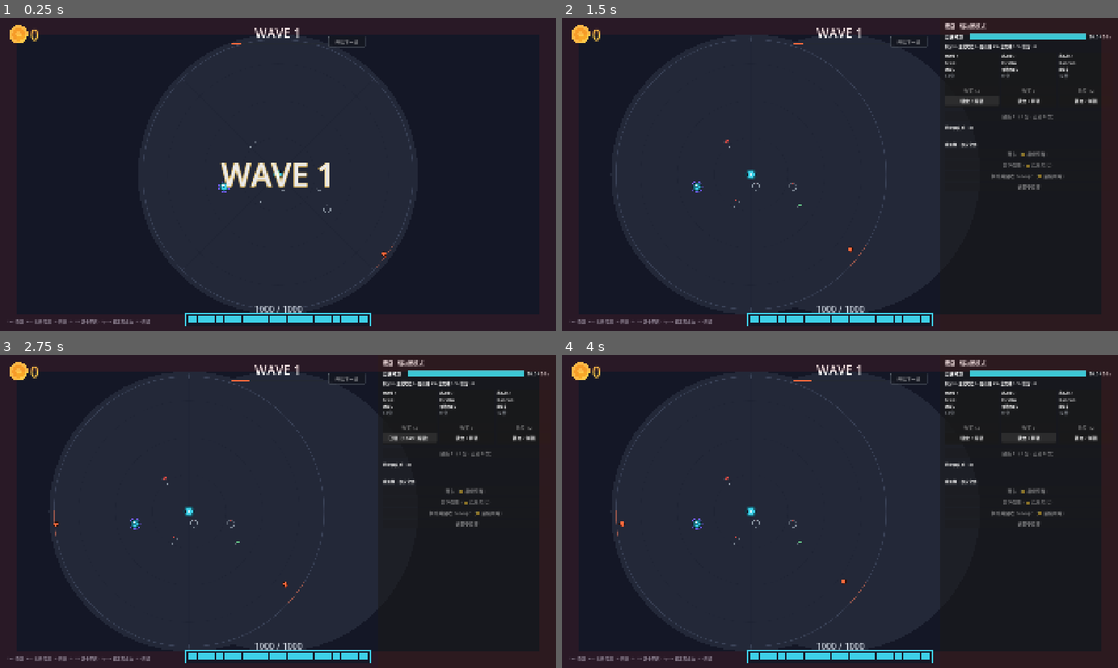
Above: before the commit, frames 1-4 (two rows, left to right).
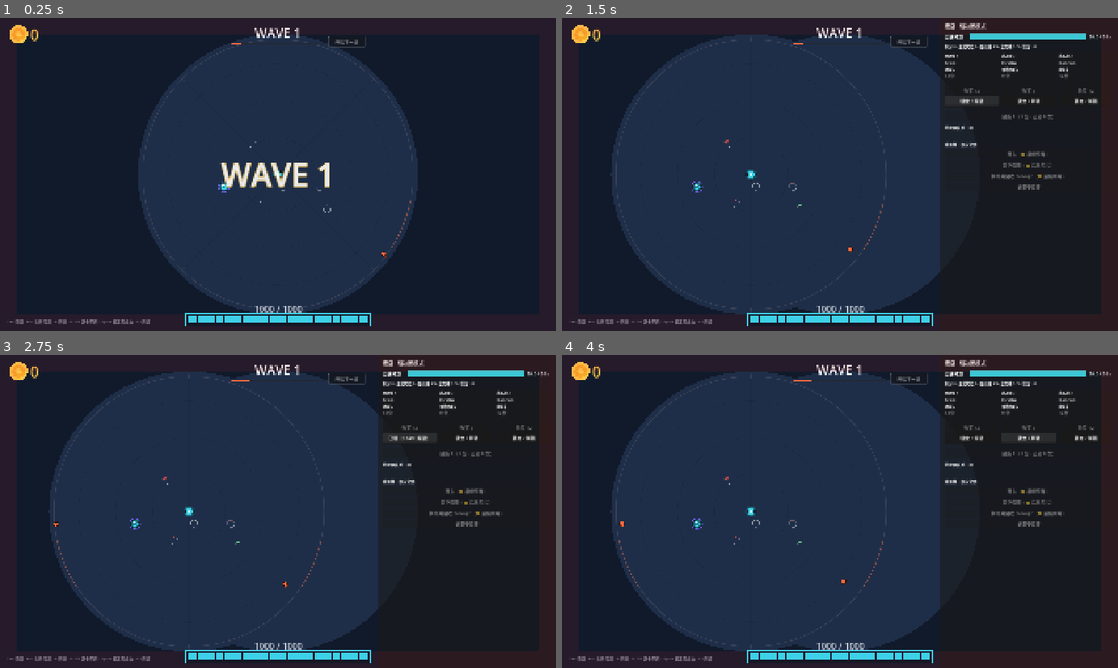
Above: after the commit, the same moments.

Repository: w814929152/corebound
Game: Godot game, scene res://scenes/main.tscn
Two runs of this game, one before a commit and one after it. Both use one fixed random seed, a clock stepped at 60 frames per second and the inputs below.
Inputs (mouse positions are in pixels of both pictures, inside the frame that each line leads up to):
- Up to frame 1 (0.25 s): no input
- Up to frame 2 (1.5 s): tap Enter at 0.5 s; move the mouse to (962, 158) at 0.52 s; tap Tab at 0.6 s; click (962, 158) at 0.67 s; tap Space at 0.77 s; click "已锁（Space 解锁）" at 1.25 s
- Up to frame 3 (2.75 s): click "锁定 / 解锁" at 2 s
- Up to frame 4 (4 s): click "锁定 / 解锁" at 2.75 s; click "已锁（Space 解锁）" at 3.5 s

The runs differ from the first frame. In frame 1, less than 0.1% of the frame differs, in the area x 67-74%, y 58-80%; in frame 2, less than 0.1%; in frame 3, less than 0.1%; in frame 4, less than 0.1%, in the area x 9-58%, y 49-80%.

Commit message:
feat(ux): 体验层第三刀 — 视觉氛围刀 MVP（环境换装 + 三件增强）
- 新建 scripts/ui/env_palette.gd（纯静态色表 + tier_of 分派，无 class_name）
- 环境换装：T0→T4 5档4元素 hex（§A.3）+ tier_of(w) 映射（§A.2）+ 3s smoothstep 过渡（§A.5）
- 威胁方位楔形：8扇区去重（§B.1.3，≤8 段 draw_arc，净减）
- 核心盘级呼吸 ±2.5%@2.4s（§B.2，内芯保留 ±6%@1.6s，影同步）
- 怪 squash&stretch 摆动：相位纯由 pos 派生（§B.3，零新增状态，帧间稳定）
- 出生环固定 #3A4257 不换色（拍板②）；不含 §B.1.4 预告楔形（拍板③，未加 snapshot 字段）
- 零扰动：只改 3 文件；PATH 分支 _draw_legacy 零改；禁区令牌 0 处

验收（主理人独立复跑）：默认回归 EXIT=0 0 FAIL（222/2228/142/123/302/41/31/切片8=92/T1=216 逐位一致）；radial8 8-8 PASS；四档实机截帧 bg/field 采样全 PASS

Diff:
--- a/scripts/ui/battlefield_placeholder.gd
+++ b/scripts/ui/battlefield_placeholder.gd
@@ -13,6 +13,10 @@
 
 const _ShopLayout := preload("res://scripts/ui/shop_layout.gd")
 const _SpaceModel := preload("res://scripts/geo/space_model.gd")
+## 🔴 P0（spec §A.6）：环境换装共享色表（纯静态助手，与 `MonsterLayer` 共用同款 preload）。
+const _EnvPalette := preload("res://scripts/ui/env_palette.gd")
+## 档间过渡时长（spec §A.5 / art-bible §2.4：3.0s 缓动，不得突变）。
+const ENV_FADE_SEC := 3.0
 
 const ENEMY_COUNT := 5
 const SPEED := 90.0                      # px/s（游戏时间）
@@ -20,7 +24,9 @@
 const C_FIELD_DIM := Color(0.055, 0.075, 0.065, 1.0)
 const C_PATH := Color(0.22, 0.20, 0.16, 1.0)
 const C_ENEMY := Color(0.90, 0.35, 0.28, 1.0)
-# 🔴 P0（spec §A.7）：RADIAL 场地底配色（精确 hex）。
+# 🔴 P0（spec §A.7）：RADIAL 场地底配色。
+#   ⚠️ 第三刀（spec §A.6）：绘制已改为**按档取色**（`_env_col()` ← `env_palette.gd`），
+#     下面两条保留为 **T0 夜幕基线参考值**（= `env_palette.gd` 的 T0 行，w≤0 零变化）。
 const C_BG_R := Color(0.078, 0.090, 0.149, 1.0)     # #141726 背景（雾底）
 const C_FIELD_R := Color(0.137, 0.157, 0.220, 1.0)  # #232838 场地圆填充
 const MARGIN := 48.0                                # 与 MonsterLayer._xform 同口径
@@ -30,6 +36,12 @@
 
 var _t: float = 0.0
 var _enemies: Array = []
+## 🔴 P0（spec §A.5/§A.6）：环境换装过渡计时器（**纯演出本地状态**，无回写、无玩法耦合）。
+##   `_env_tier` = 当前目标档；`_env_prev` = 过渡起点档；`_env_t` ∈ [0,1]（1 = 过渡完成）。
+##   `-1` = 尚未落位（首帧直接落位，无过渡）。
+var _env_tier: int = -1
+var _env_prev: int = -1
+var _env_t: float = 1.0
 # Q-S3-C：工程视口钉死 1920×1080（project.godot）；`_ready()` 里会按真实视口覆盖，
 # 这里只是没跑起来时的默认值（占位绘制用）。
 var _viewport_size := Vector2(1920.0, 1080.0)
@@ -61,12 +73,51 @@
 func _process(delta: float) -> void:
 	# 🔴 scaled delta：time_scale=0.35 时战场只推进 0.35 倍 → 这就是"慢动作不是暂停"
 	_t += float(delta)
+	# 🔴 P0（spec §A.5）：环境换装档位推进（纯演出；只读 director 快照的波号）。
+	_update_env(delta)
 	for e in _enemies:
 		e["x"] = float(e["x"]) + SPEED * float(delta)
 		var limit: float = _battlefield_width()
 		if float(e["x"]) > limit + 80.0:
 			e["x"] = -80.0
 	queue_redraw()
+
+
+# ---------------------------------------------------------------------------
+#  环境换装（spec §A.2/§A.3/§A.5/§A.6）—— 纯演出，零玩法写入
+# ---------------------------------------------------------------------------
+## 🔴 当前波号（**只读** director 快照）。TimeDirector 快照键 = `"wave"`，
+##   WaveDirector 快照键 = `"w"`；两者同源（同一 `sm.wave`、同一帧同步）→ 兼容取。
+func _current_wave() -> int:
+	if director == null or not director.has_method("snapshot"):
+		return 0
+	var s: Dictionary = director.snapshot()
+	return int(s.get("w", s.get("wave", 0)))
+
+
+## 环境换装档位推进（spec §A.5 伪码）：跨档边界触发 3s 过渡；首次直接落位（无过渡）。
+func _update_env(delta: float) -> void:
+	var ti := _EnvPalette.tier_of(_current_wave())
+	if _env_tier < 0:
+		_env_tier = ti
+		_env_prev = ti
+		_env_t = 1.0
+	elif ti != _env_tier:
+		_env_prev = _env_tier
+		_env_tier = ti
+		_env_t = 0.0
+	if _env_t < 1.0:
+		_env_t = minf(1.0, _env_t + clampf(float(delta), 0.0, 0.1) / ENV_FADE_SEC)
+
+
+## 档间过渡取色（spec §A.5）：smoothstep `e(t)=t²(3−2t)` + 线性 RGB `Color.lerp`。
+##   `key ∈ {"bg","field","ring"}`；`alpha` 由调用方施加（同心环 0.5 / 放射刻度 0.35）。
+func _env_col(key: String, alpha: float) -> Color:
+	var a: Color = _EnvPalette.get_color(_env_prev, key)
+	var b: Color = _EnvPalette.get_color(_env_tier, key)
+	var e := _env_t * _env_t * (3.0 - 2.0 * _env_t)
+	var c := a.lerp(b, e)
+	return Color(c.r, c.g, c.b, alpha)
 
 
 func _battlefield_width() -> float:
@@ -106,17 +157,18 @@
 		draw_rect(Rect2(w, 0.0, float(_viewport_size.x) - w, h), C_FIELD)
 
 
-## 🔴 P0（spec §A.7）：径向场地底 = 全屏背景 #141726 + 场地圆 #232838。
+## 🔴 P0（spec §A.7 / §A.6）：径向场地底 = 全屏背景 + 场地圆。
+##   · 颜色**按档取色 + 3s smoothstep 过渡**（spec §A.5；色表见 `env_palette.gd`）。
 ##   · 核心恒在屏幕正中（径向包围盒对称）→ 场地圆圆心 = 视口中心。
 ##   · 缩放 `sc` 与 `MonsterLayer._xform()` 径向分支逐字一致（只读、无副作用）。
 func _draw_radial_ground() -> void:
 	var vs: Vector2 = get_viewport().get_visible_rect().size
 	var vw := float(vs.x)
 	var vh := float(vs.y)
-	draw_rect(Rect2(0.0, 0.0, vw, vh), C_BG_R)
+	draw_rect(Rect2(0.0, 0.0, vw, vh), _env_col("bg", 1.0))
 	var span := float(_SpaceModel.SPAWN_RADIUS) + 3.0
 	var sc := minf((vw - 2.0 * MARGIN) / (2.0 * span), (vh - 2.0 * MARGIN) / (2.0 * span))
 	if sc <= 0.0:
 		sc = 1.0
 	var c := Vector2(vw * 0.5, vh * 0.5)
-	draw_circle(c, (float(_SpaceModel.SPAWN_RADIUS) + 2.0) * sc, C_FIELD_R)
+	draw_circle(c, (float(_SpaceModel.SPAWN_RADIUS) + 2.0) * sc, _env_col("field", 1.0))
--- /dev/null
+++ b/scripts/ui/env_palette.gd
@@ -0,0 +1,54 @@
+extends RefCounted
+##
+## 环境换装色表 + 档位分派（**纯静态助手**）
+## ---------------------------------------------------------------------------
+## 依据：`docs/phase3/ux-p0p1c-spec.md` **§A.2 / §A.3 / §A.6**（spec-v1.0）。
+##
+## 🔴 定位：**纯函数、无状态、无 RNG、无玩法耦合**。唯一职责 = 把「波号 w」映射到
+##    「档位 tier」，并给出该档的环境色（背景 / 场地圆 / 同心环）。
+##
+## 🔴 两渲染器一致性：`battlefield_placeholder.gd`（层0 背景 + 场地圆）与
+##    `monster_layer.gd`（场地圆幂等 + 同心环 + 放射刻度）**preload 本文件共用**
+##    → 保证「同档同色」（spec §A.6）。
+##
+## ⚠️ G6：项目 headless 无 `global_script_class_cache` → **不写 `class_name`**；
+##    两文件用 `const _EnvPalette := preload("res://scripts/ui/env_palette.gd")`
+##    （与既有 `_SpaceModel` 同款）。
+##
+
+## 档位 ↔ 波次映射（spec §A.2，唯一分派）。纯函数，只在跨档边界迁移。
+##   w ≤ 0        → T0 夜幕（基线 = 现状配色）
+##   1 ≤ w ≤ 5    → T1 晨雾
+##   6 ≤ w ≤ 10   → T2 黄昏
+##   11 ≤ w ≤ 15  → T3 血夜
+##   w ≥ 16       → T4 虚空
+static func tier_of(w: int) -> int:
+	if w <= 0:   return 0
+	if w <= 5:   return 1
+	if w <= 10:  return 2
+	if w <= 15:  return 3
+	return 4
+
+
+## 5 档 × 3 元素色表（spec §A.3，精确 hex → `Color`）。
+##   `bg`    背景（全屏底）· `field` 场地圆（径向战场底）· `ring` 同心环/放射刻度基色。
+##   🔴 α 由调用方按元素施加（同心环 0.5 / 放射刻度 0.35，沿用现状），本表只存 RGB。
+##   T0 = 现状基线（`#141726` / `#232838` / `#1B2030`）→ w ≤ 0 零变化。
+const _T: Array = [
+	# T0 夜幕（现状基线）
+	{"bg": Color(0.078, 0.090, 0.149), "field": Color(0.137, 0.157, 0.220), "ring": Color(0.106, 0.125, 0.188)},
+	# T1 晨雾（色相锚 #2A3550）
+	{"bg": Color(0.0667, 0.1019, 0.1686), "field": Color(0.1216, 0.1804, 0.2824), "ring": Color(0.0902, 0.1333, 0.2196)},
+	# T2 黄昏（色相锚 #4A2E52）
+	{"bg": Color(0.1059, 0.0627, 0.1490), "field": Color(0.1843, 0.1216, 0.2667), "ring": Color(0.1412, 0.0824, 0.2078)},
+	# T3 血夜（色相锚 #5A1E32）
+	{"bg": Color(0.1255, 0.0471, 0.0706), "field": Color(0.2431, 0.1098, 0.1529), "ring": Color(0.1725, 0.0706, 0.0980)},
+	# T4 虚空（色相锚 #2A1240）
+	{"bg": Color(0.0706, 0.0392, 0.1176), "field": Color(0.1647, 0.0902, 0.2824), "ring": Color(0.1137, 0.0627, 0.1922)},
+]
+
+
+## 取某档某元素色（`key ∈ {"bg","field","ring"}`）。tier 夹在 `0..4`
+##   → 越界（含首帧 `-1`）落在 T0 基线，行为确定。
+static func get_color(tier: int, key: String) -> Color:
+	return _T[clampi(tier, 0, 4)][key]
--- a/scripts/ui/monster_layer.gd
+++ b/scripts/ui/monster_layer.gd
@@ -27,6 +27,10 @@
 const _SpaceModel := preload("res://scripts/geo/space_model.gd")
 const _MonsterData := preload("res://scripts/data/monster_data.gd")
 const _WD := preload("res://scripts/gameplay/wave_director.gd")   # 仅取 MState 枚举（AGGRO_TOWER）
+## 🔴 P0（spec §A.6）：环境换装共享色表（纯静态助手，与 `Battlefield` 共用同款 preload）。
+const _EnvPalette := preload("res://scripts/ui/env_palette.gd")
+## 档间过渡时长（spec §A.5 / art-bible §2.4：3.0s 缓动，不得突变）。
+const ENV_FADE_SEC := 3.0
 
 const MARGIN := 48.0
 const C_PATH := Color(0.34, 0.30, 0.22, 1.0)
@@ -118,6 +122,19 @@
 # 塔升级「形态」递进 —— 护角长度上限 0.30u（红线：不超 R + 0.30u，不侵占相邻塔位）。
 const TOWER_CORNER_MAX_U := 0.30
 
+# ===========================================================================
+#  🔴 体验层第三刀 · 视觉氛围刀（blueprint = `docs/phase3/ux-p0p1c-spec.md`）
+#  ---------------------------------------------------------------------------
+#  同架构、零扰动：仍**只读** snapshot；新增本地状态**仅**纯演出计时器
+#  `_env_tier/_env_prev/_env_t`（环境换装过渡）。核心呼吸**复用既有 `_vfx_t`**、
+#  怪摆动**纯由 `pos` 派生** → 均**零新增状态**。零玩法写入、零新信号（spec §C.4）。
+# ===========================================================================
+# ---- §B.3 怪 squash&stretch 摆动：空间频率（rad/unit，spec §B.3.3）----
+const SWAY_K_RHO := 0.50
+# ---- §B.2 核心呼吸：幅度 / 周期（盘级；内芯保留其原有更快一层，spec §B.2.2）----
+const CORE_BREATH_AMP := 0.025
+const CORE_BREATH_SEC := 2.4
+
 
 var director: Node = null        # WaveDirector
 var time_director: Node = null   # TimeDirector（读抽屉宽，决定战场可视宽）
@@ -140,6 +157,12 @@
 var _core_flash: float = 0.0
 var _tower_hp_prev: Dictionary = {}
 var _tower_flash: Dictionary = {}
+## 🔴 P0（spec §A.5/§A.6）：环境换装过渡计时器（**纯演出本地状态**，与 `_vfx_t` 同性质）。
+##   `_env_tier` = 当前目标档；`_env_prev` = 过渡起点档；`_env_t` ∈ [0,1]（1 = 过渡完成）。
+##   `-1` = 尚未落位（首帧直接落位，无过渡）。**不回写玩法、不参与任何判定。**
+var _env_tier: int = -1
+var _env_prev: int = -1
+var _env_t: float = 1.0
 
 
 func _ready() -> void:
@@ -252,6 +275,8 @@
 	if director == null:
 		return
 	_snap = director.snapshot()
+	# 🔴 P0（spec §A.5）：环境换装档位推进（纯演出；只读 `_snap["w"]`）。
+	_update_env(dt)
 	_detect_hits()
 	queue_redraw()
 
@@ -772,6 +797,73 @@
 	if elite:
 		r *= ELITE_SCALE
 	return r
+
+
+## 🔴 P0（spec §A.5 伪码）：环境换装档位推进。跨档边界触发 3s 过渡；首次直接落位（无过渡）。
+##   `_snap["w"]` 是本刀**唯一**换装读数来源（只读；无其它字段）。
+func _update_env(dt: float) -> void:
+	var ti := _EnvPalette.tier_of(int(_snap.get("w", 0)))
+	if _env_tier < 0:
+		_env_tier = ti
+		_env_prev = ti
+		_env_t = 1.0
+	elif ti != _env_tier:
+		_env_prev = _env_tier
+		_env_tier = ti
+		_env_t = 0.0
+	if _env_t < 1.0:
+		_env_t = minf(1.0, _env_t + clampf(dt, 0.0, 0.1) / ENV_FADE_SEC)
+
+
+## 🔴 P0（spec §A.5）：档间过渡取色 —— smoothstep `e(t)=t²(3−2t)` + 线性 RGB `Color.lerp`。
+##   `key ∈ {"bg","field","ring"}`；`alpha` 由调用方施加（同心环 0.5 / 放射刻度 0.35）。
+func _env_col(key: String, alpha: float) -> Color:
+	var a: Color = _EnvPalette.get_color(_env_prev, key)
+	var b: Color = _EnvPalette.get_color(_env_tier, key)
+	var e := _env_t * _env_t * (3.0 - 2.0 * _env_t)
+	var c := a.lerp(b, e)
+	return Color(c.r, c.g, c.b, alpha)
+
+
+## 🔴 P0（spec §B.2.2）：核心**盘级**极小幅呼吸（±2.5% @2.4s）。
+##   内芯保留其原有更快一层（±6% @1.6s，见 `_draw_radial_core`）→ 两层不同频叠出有机感。
+##   纯 `sin`，零新增状态（复用 `_vfx_t`）。
+func _core_breath() -> float:
+	return 1.0 + CORE_BREATH_AMP * sin(_vfx_t * TAU / CORE_BREATH_SEC)
+
+
+# ---- §B.3 怪 squash&stretch 摆动（相位纯由 `pos` 派生 → 帧间稳定、零新增状态）----
+## 径向拉伸幅度 A（spec §B.3.3：大原型阻尼递减，小怪更"活蹦"）。
+func _sway_amp(proto: String) -> float:
+	match proto:
+		"Rush":
+			return 0.10
+		"Tank":
+			return 0.04
+		_:
+			return 0.06      # Swarm（及回退）
+
+
+## 原型相位偏移 φ_proto（spec §B.3.3：原型间错开，不同类型不同步）。
+func _sway_phase(proto: String) -> float:
+	match proto:
+		"Rush":
+			return 0.000
+		"Tank":
+			return 4.189     # 4π/3
+		_:
+			return 2.094     # 2π/3（Swarm）
+
+
+## 体摆动幅 rot_amp（rad；spec §B.3.3）。
+func _sway_rot(proto: String) -> float:
+	match proto:
+		"Rush":
+			return 0.18
+		"Tank":
+			return 0.08
+		_:
+			return 0.12      # Swarm
 
 
 ## 圆形 blob 软影（双层同心圆近似，spec §A.3；光来自左上 → 影落右下）。
@@ -823,22 +915,24 @@
 		draw_arc(c, R + 0.16 * sc, 0.0, TAU, 32, P_ALLY_2, maxf(2.0, 0.20 * sc), true)
 
 
-# ---- 层1/2：地面 decal + 出生环（spec §A.7）----
+# ---- 层1/2：地面 decal + 出生环（spec §A.7；换装见 §A.6）----
 func _draw_radial_ground(sc: float) -> void:
 	var c := _to_screen(_SpaceModel.RADIAL_CORE)
 	var rs := float(_SpaceModel.SPAWN_RADIUS) * sc
+	# 🔴 P0（spec §A.6）：场地 / 同心环 / 放射刻度**按档取色 + 3s 过渡**（同 `env_palette.gd`）。
+	var col_field := _env_col("field", 1.0)
+	var col_ring := _env_col("ring", 0.5)     # 同心环 α=0.5（沿用现状，只换 RGB 基底）
+	var col_spoke := _env_col("ring", 0.35)   # 放射刻度 α=0.35（同档 ring RGB）
 	# 场地圆（地面基 A）—— 与父节点 Battlefield 幂等同色，保证本层自足
-	draw_circle(c, (float(_SpaceModel.SPAWN_RADIUS) + 2.0) * sc, P_FIELD)
+	draw_circle(c, (float(_SpaceModel.SPAWN_RADIUS) + 2.0) * sc, col_field)
 	# 同心环 ×3（距离刻度）
 	for ru in CONCENTRIC_U:
-		draw_arc(c, float(ru) * sc, 0.0, TAU, 128,
-			Color(P_RING.r, P_RING.g, P_RING.b, 0.5), maxf(1.0, 0.15 * sc), true)
+		draw_arc(c, float(ru) * sc, 0.0, TAU, 128, col_ring, maxf(1.0, 0.15 * sc), true)
 	# 放射刻度 ×8（方位锚）
 	for k in 8:
 		var a := TAU * float(k) / 8.0
-		draw_line(c, c + _dir(a) * rs,
-			Color(P_RING.r, P_RING.g, P_RING.b, 0.35), maxf(1.0, 0.12 * sc), true)
-	# 出生环（边界）+ 方位刻度
+		draw_line(c, c + _dir(a) * rs, col_spoke, maxf(1.0, 0.12 * sc), true)
+	# 出生环（边界）+ 方位刻度 —— 🔴 **固定不换色**（spec §A.3 / 用户拍板②）
 	draw_arc(c, rs, 0.0, TAU, 160, P_SPAWN_EDGE, maxf(2.0, 0.28 * sc), true)
 	for k in 8:
 		var a2 := TAU * float(k) / 8.0
@@ -848,8 +942,8 @@
 
 # ---- 层3：全单位投影（先画全部影，再画全部本体）----
 func _draw_all_shadows(sc: float) -> void:
-	# 核心影
-	_blob_shadow(_to_screen(_SpaceModel.core_pos()), 1.15 * U_CORE * sc,
+	# 核心影（🔴 P0 §B.2.3：半径随盘呼吸**同步缩放** → 避免"影浮于盘外"）
+	_blob_shadow(_to_screen(_SpaceModel.core_pos()), 1.15 * U_CORE * sc * _core_breath(),
 		Vector2(0.10, 0.16) * sc, 0.40)
 	# 塔影（越高影越远）
 	if controller != null and controller.runtime != null:
@@ -891,7 +985,10 @@
 	_draw_exposure_icons(sc)
 
 
-## 威胁方位楔形（spec §A.2.4）：只标"哪个方位有怪"这一事实（不标推荐，SR-R2）。
+## 威胁方位楔形（spec §A.2.4 / **§B.1.3 扇区去重版**）：只标"哪个方位有怪"这一事实
+##   （不标推荐，SR-R2）。把 N 只怪的方位**吸附到 8 个 45° 扇区**，每扇区只画 1 段弧，
+##   α 随该扇区怪数递增（怪越多越亮，"这方位压力大"余光可读）→ 修掉"糊成一片" + **净减** draw call。
+##   🔴 **≤ 8 段 `draw_arc`**（由 ≤N 降为 ≤8）；只用现有 `monsters[].pos`，无需新字段。
 func _draw_threat_wedges(sc: float) -> void:
 	var ms: Array = _snap.get("monsters", [])
 	if ms.is_empty():
@@ -899,24 +996,31 @@
 	var core := _SpaceModel.RADIAL_CORE
 	var c := _to_screen(core)
 	var rs := float(_SpaceModel.SPAWN_RADIUS) * sc
-	var col := Color(P_ENEMY.r, P_ENEMY.g, P_ENEMY.b, 0.45)
+	var sect: Dictionary = {}                      # idx(0..7) -> count
 	for m in ms:
 		var pos: Vector2 = m["pos"]
 		var a := atan2(pos.y - core.y, pos.x - core.x)
-		draw_arc(c, rs, a - deg_to_rad(6.0), a + deg_to_rad(6.0), 8, col,
-			maxf(2.0, 0.30 * sc), true)
+		var idx := int(floor(fposmod(a, TAU) / (TAU / 8.0)))
+		sect[idx] = int(sect.get(idx, 0)) + 1
+	for idx in sect:
+		var ac := TAU * float(idx) / 8.0 + TAU / 16.0     # 扇区中心
+		var alpha := minf(0.60, 0.35 + 0.05 * float(mini(int(sect[idx]), 5)))
+		draw_arc(c, rs, ac - deg_to_rad(11.0), ac + deg_to_rad(11.0), 8,
+			Color(P_ENEMY.r, P_ENEMY.g, P_ENEMY.b, alpha), maxf(2.0, 0.30 * sc), true)
 
 
 # ---- 层5：核心（盘 + 8 刻齿，全场唯一轮廓）----
 func _draw_radial_core(sc: float) -> void:
 	var c := _to_screen(_SpaceModel.core_pos())
-	var rc := U_CORE * sc
+	# 🔴 P0（spec §B.2.2）：**盘级**呼吸 ±2.5% @2.4s —— 外环/中盘/刻齿/描边/受击闪整体随缩。
+	var rc := U_CORE * sc * _core_breath()
 	draw_arc(c, rc, 0.0, TAU, 48, P_ALLY_DARK, maxf(2.0, 0.55 * sc), true)   # 外环
 	draw_circle(c, rc * 0.72, P_ALLY)                                        # 中盘
 	for k in 8:                                                              # 刻齿
 		var a := TAU * float(k) / 8.0
 		draw_line(c + _dir(a) * (rc * 0.86), c + _dir(a) * (rc * 1.06),
 			P_ALLY_DARK, maxf(1.0, 0.18 * sc), true)
+	# 🔴 内芯保留其**原有更快一层**（±6% @1.6s，spec §B.2.2）→ 两层不同频叠出"心跳/有机感"。
 	var breath := 1.0 + 0.06 * sin(_vfx_t * TAU / 1.6)                        # 呼吸内芯
 	draw_circle(c, rc * 0.32 * breath, P_CORE_HI)
 	draw_arc(c, rc + 0.11 * sc, 0.0, TAU, 48, P_TOWER_EDGE, maxf(1.5, 0.22 * sc), true)
@@ -1002,17 +1106,29 @@
 		if elite:
 			n_spike += 1
 			spike_len *= 1.3
-		draw_colored_polygon(_blob12(c, R, out_dir, rs, ts), P_ENEMY)   # 主体
+		# 🔴 P0（spec §B.3）：squash&stretch + 摆动 —— 相位**纯由 `pos` 派生**（零新增状态、帧间稳定）。
+		#   ph = θ + (−ρ)·k_ρ + φ_proto；sw = sin(ph)。
+		#   θ(=out_dir，方位) 天然给每只怪不同相位偏移；−ρ·k_ρ 随接近核心平滑推进 = "在走"。
+		var rho := pos.distance_to(core)
+		var ph := out_dir + (-rho) * SWAY_K_RHO + _sway_phase(proto)
+		var sw := sin(ph)
+		var amp := _sway_amp(proto)
+		var rs2 := rs * (1.0 + amp * sw)     # 径向拉伸（朝核心轴）
+		var ts2 := ts * (1.0 - amp * sw)     # 切向压扁（体积近似守恒）
+		var rot2 := _sway_rot(proto) * cos(ph)   # 体摆动（绕中心小角度）
+		draw_colored_polygon(_blob12(c, R, out_dir + rot2, rs2, ts2), P_ENEMY)   # 主体（随摆）
 		if proto == "Tank":   # 内层焦褐环
 			draw_arc(c, R * 0.55, 0.0, TAU, 20, P_ENEMY_DARK, maxf(1.5, 0.16 * sc), true)
 		_draw_rim(c, R, w, RIM_ENEMY)   # P0 增强：内发光（混乱时分离相邻单位）
+		# 🔴 尖刺扇仍沿 `out_dir`（**朝核心，不随摆**）—— 尖刺语义 = "扑向核心"（spec §B.3.4）。
 		for i in n_spike:    # 外张尖刺扇（沿"朝核心"方向）
 			var a := out_dir + SPIKE_SPREAD * (float(i) - float(n_spike - 1) * 0.5)
 			var tip := c + _dir(a) * (R + spike_len * sc)
 			var bl := c + _dir(a - spike_half) * (R * 0.9)
 			var br := c + _dir(a + spike_half) * (R * 0.9)
 			draw_colored_polygon(PackedVector2Array([bl, tip, br]), P_ENEMY_DARK)
-		draw_polyline(_closed(_blob12(c, R + w * 0.5, out_dir, rs, ts)),
+		# 🔴 外扩描边**必须与主体同参数**（`out_dir+rot2, rs2, ts2`），否则"描边错位"（spec §B.3.4）。
+		draw_polyline(_closed(_blob12(c, R + w * 0.5, out_dir + rot2, rs2, ts2)),
 			P_MON_EDGE, w, true)   # 外扩描边
 		if elite:   # 精英环（噬品红）
 			draw_arc(c, R + 0.28 * sc, 0.0, TAU, 24, P_ELITE, maxf(2.0, 0.18 * sc), true)
Binary file added: docs/phase3/ux-p0p1c-w1-20261010.png
Binary file added: docs/phase3/ux-p0p1c-w11-20261010.png
Binary file added: docs/phase3/ux-p0p1c-w16-20261010.png
Binary file added: docs/phase3/ux-p0p1c-w6-20261010.png
Binary file added: docs/phase3/ux-p0p1c-w6-motion-20261010.png
Not shown, added: docs/phase3/ux-p0p1c-impl.md
